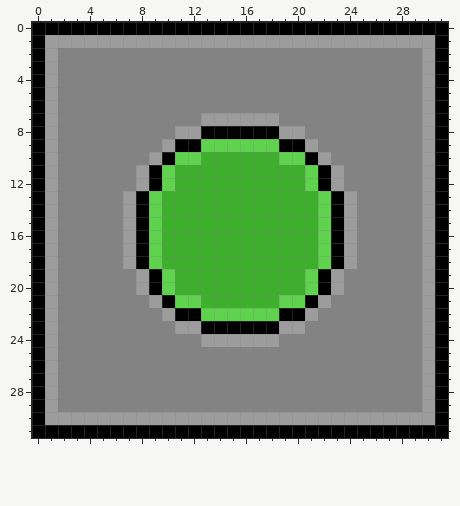
A pixel-art sprite gets an edit: desktop/target/classes/maps/sprites/spawner_common.png. The picture above was drawn from the file before the commit.
The file is 32x32 pixels.
And afterwards:
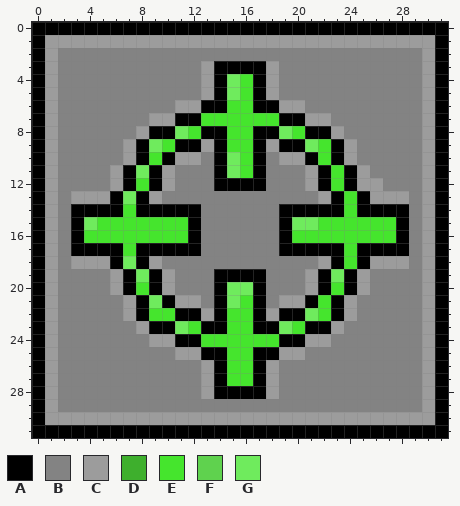
Palette (. is transparent): A #000000  B #838383  C #9c9c9c  D #3eaf2d  E #45e52d  F #5fd24e  G #6feb5d
Diff:
@@ x 0..31 @@
  2 ACBBBBBBBBBBBBBBBBBBBBBBBBBBBBCA
- 3 ACBBBBBBBBBBBBBBBBBBBBBBBBBBBBCA
- 4 ACBBBBBBBBBBBBBBBBBBBBBBBBBBBBCA
- 5 ACBBBBBBBBBBBBBBBBBBBBBBBBBBBBCA
- 6 ACBBBBBBBBBBBBBBBBBBBBBBBBBBBBCA
- 7 ACBBBBBBBBBBBCCCCCCBBBBBBBBBBBCA
- 8 ACBBBBBBBBBCCAAAAAACCBBBBBBBBBCA
- 9 ACBBBBBBBBCAAFFFFFFAACBBBBBBBBCA
-10 ACBBBBBBBCAFFDDDDDDFFACBBBBBBBCA
-11 ACBBBBBBCAFDDDDDDDDDDFACBBBBBBCA
-12 ACBBBBBBCAFDDDDDDDDDDFACBBBBBBCA
-13 ACBBBBBCAFDDDDDDDDDDDDFACBBBBBCA
-14 ACBBBBBCAFDDDDDDDDDDDDFACBBBBBCA
-15 ACBBBBBCAFDDDDDDDDDDDDFACBBBBBCA
-16 ACBBBBBCAFDDDDDDDDDDDDFACBBBBBCA
-17 ACBBBBBCAFDDDDDDDDDDDDFACBBBBBCA
-18 ACBBBBBCAFDDDDDDDDDDDDFACBBBBBCA
-19 ACBBBBBBCAFDDDDDDDDDDFACBBBBBBCA
-20 ACBBBBBBCAFDDDDDDDDDDFACBBBBBBCA
-21 ACBBBBBBBCAFFDDDDDDFFACBBBBBBBCA
-22 ACBBBBBBBBCAAFFFFFFAACBBBBBBBBCA
-23 ACBBBBBBBBBCCAAAAAACCBBBBBBBBBCA
-24 ACBBBBBBBBBBBCCCCCCBBBBBBBBBBBCA
-25 ACBBBBBBBBBBBBBBBBBBBBBBBBBBBBCA
-26 ACBBBBBBBBBBBBBBBBBBBBBBBBBBBBCA
-27 ACBBBBBBBBBBBBBBBBBBBBBBBBBBBBCA
-28 ACBBBBBBBBBBBBBBBBBBBBBBBBBBBBCA
+ 3 ACBBBBBBBBBBBCAAAACBBBBBBBBBBBCA
+ 4 ACBBBBBBBBBBBCAGEACBBBBBBBBBBBCA
+ 5 ACBBBBBBBBBBBCAGEACBBBBBBBBBBBCA
+ 6 ACBBBBBBBBBCCAAEEAACCBBBBBBBBBCA
+ 7 ACBBBBBBBCCAAEEEEEEAACCBBBBBBBCA
+ 8 ACBBBBBBCAAGEAAEEAAGEAACBBBBBBCA
+ 9 ACBBBBBCAGEAACAEEACAAGEACBBBBBCA
+10 ACBBBBBCAEACCBAGEABCCAEACBBBBBCA
+11 ACBBBBCAGACBBBAGEABBBCAEACBBBBCA
+12 ACBBBBCAEACBBBAAAABBBCAEACCBBBCA
+13 ACBCCCAGACBBBBBBBBBBBBCAEACCCBCA
+14 ACBAAAAEAAAAABBBBBBAAAAAEAAAABCA
+15 ACBAGEEEEEEEABBBBBBAGGEEEEEEABCA
+16 ACBAEEEEEEEEABBBBBBAEEEEEEEEABCA
+17 ACBAAAAEAAAAABBBBBBAAAAAEAAAABCA
+18 ACBCCCAGACBBBBBBBBBBBBCAEACCCBCA
+19 ACBBBBCAGACBBBAAAABBBCAGACBBBBCA
+20 ACBBBBCAEACBBBAGGABBBCAEACBBBBCA
+21 ACBBBBBCAGACCBAGEABCCAEACBBBBBCA
+22 ACBBBBBCAEEAACAEEACAAGEACBBBBBCA
+23 ACBBBBBBCAAGEAAEEAAGEAACBBBBBBCA
+24 ACBBBBBBBCCAAEEEEEEAACCBBBBBBBCA
+25 ACBBBBBBBBBCCAAEEAACCBBBBBBBBBCA
+26 ACBBBBBBBBBBBCAEEACBBBBBBBBBBBCA
+27 ACBBBBBBBBBBBCAEEACBBBBBBBBBBBCA
+28 ACBBBBBBBBBBBCAAAACBBBBBBBBBBBCA
 29 ACBBBBBBBBBBBBBBBBBBBBBBBBBBBBCA
Boxes around the changes in both pictures, in picture pixels (x1, y1, x2, y2):
changed: (71, 61, 409, 399)
